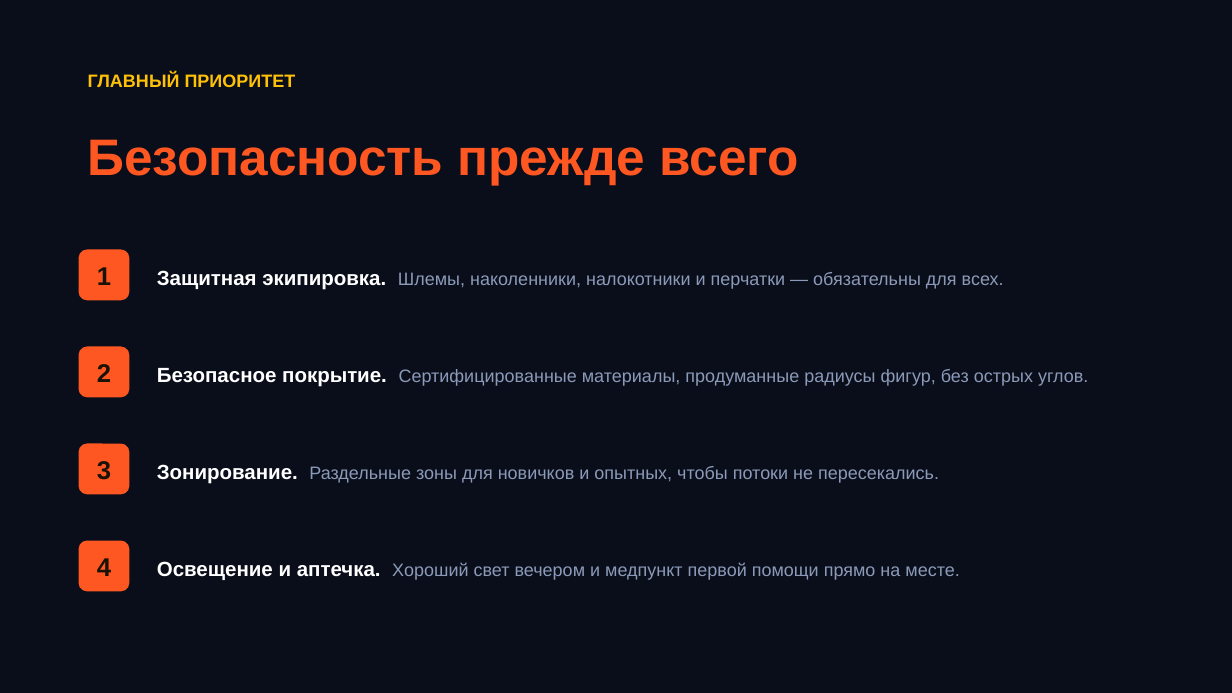
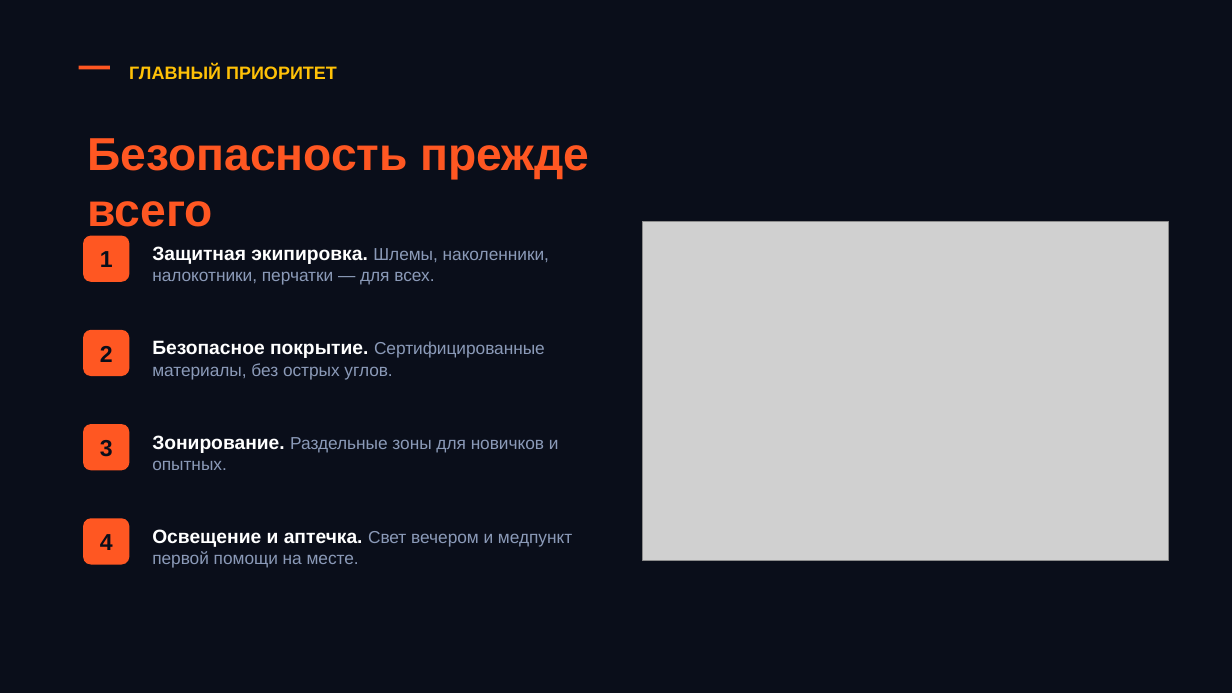
Before and after one commit to sommeliermitrofanov-code/napitki-fartuny, a slide deck: slide 5 of skatepark.pptx. Drawn at 1232x693 pixels with LibreOffice and Linux fonts; fonts in the diff are those of the drawing; grey boxes stand for pictures. Boxes give left, top, right and bottom in pixels: in the first picture for what was removed or moved away, otherwise in the second. Text is boxed around its words. In the diff, an @@ line names an element or a change of style, - is before the commit and + after.

```diff
--- a/skatepark.pptx
+++ b/skatepark.pptx
@@ text "ГЛАВНЫЙ ПРИОРИТЕТ": place and size @@
-text "ГЛАВНЫЙ ПРИОРИТЕТ" at (88,73,296,87)
+text "ГЛАВНЫЙ ПРИОРИТЕТ" at (129,66,337,79)
@@ rectangle added at (79,66,110,69), fill #FF5722 @@
@@ text "Безопасность прежде всего" at (88,138,590,227): size 40 to 36 pt @@
@@ rounded rectangle "1": place and size @@
-rounded rectangle "1" at (79,250,129,300)
+rounded rectangle "1" at (83,236,129,282)
@@ picture added at (642,222,1169,560) @@
@@ text at (152,246,549,285): text changed; size 14 to 13.5 pt @@
-Защитная экипировка. Шлемы, наколенники, налокотники и перчатки — обязательны для всех.
+Защитная экипировка. Шлемы, наколенники, налокотники, перчатки — для всех.
@@ rounded rectangle "2": place and size @@
-rounded rectangle "2" at (79,347,129,397)
+rounded rectangle "2" at (83,330,129,376)
@@ text at (152,340,545,379): text changed; size 14 to 13.5 pt @@
-Безопасное покрытие. Сертифицированные материалы, продуманные радиусы фигур, без острых углов.
+Безопасное покрытие. Сертифицированные материалы, без острых углов.
@@ rounded rectangle "3": place and size @@
-rounded rectangle "3" at (79,444,129,494)
+rounded rectangle "3" at (83,424,129,470)
@@ text at (152,435,559,470): text changed; size 14 to 13.5 pt @@
-Зонирование. Раздельные зоны для новичков и опытных, чтобы потоки не пересекались.
+Зонирование. Раздельные зоны для новичков и опытных.
@@ size 20 to 18 pt, text colour #1A1205 to #0A0E1A in 4 elements at (83,236,129,282), (83,330,129,376), (83,424,129,470), (83,518,129,565) @@
@@ rounded rectangle "4": place and size @@
-rounded rectangle "4" at (79,541,129,592)
+rounded rectangle "4" at (83,518,129,565)
@@ text at (152,529,572,568): text changed; size 14 to 13.5 pt @@
-Освещение и аптечка. Хороший свет вечером и медпункт первой помощи прямо на месте.
+Освещение и аптечка. Свет вечером и медпункт первой помощи на месте.
```
Also in this commit, not shown: 9 other slides changed, 26 other files.
